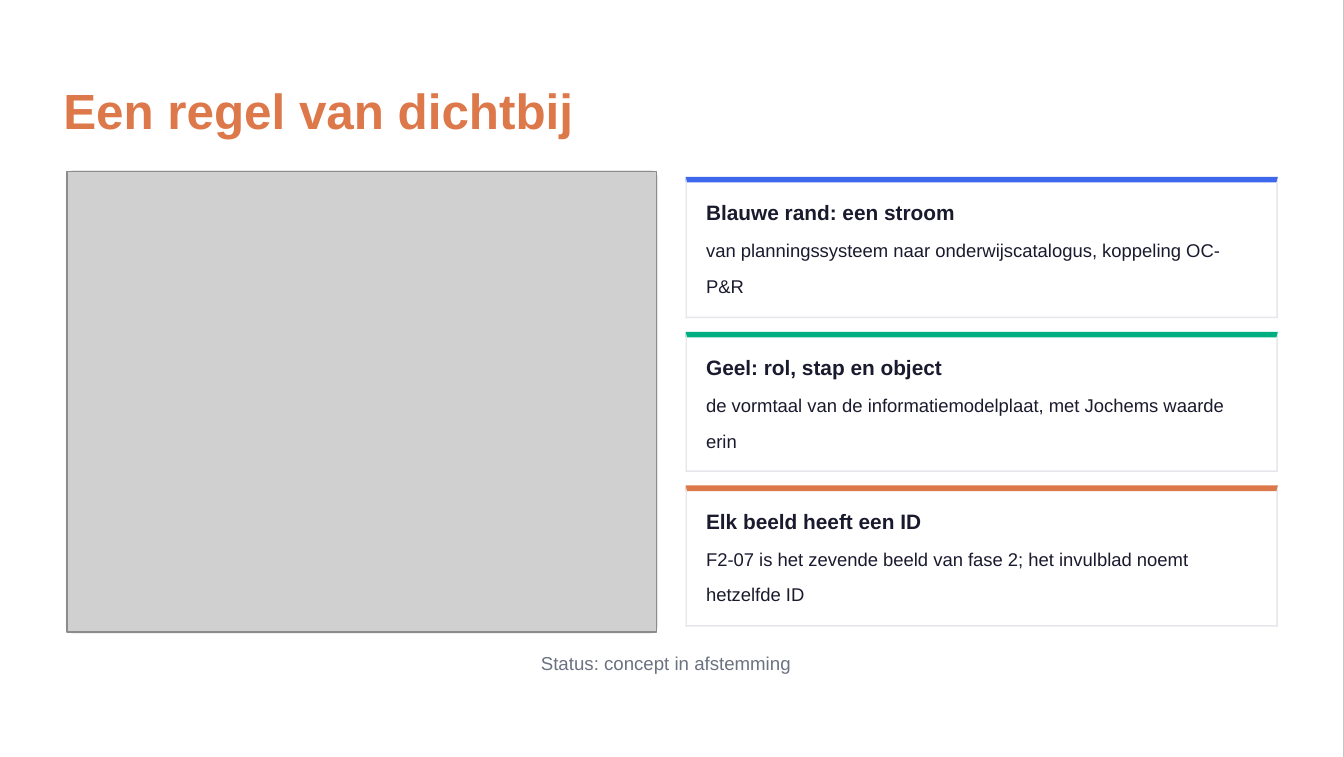
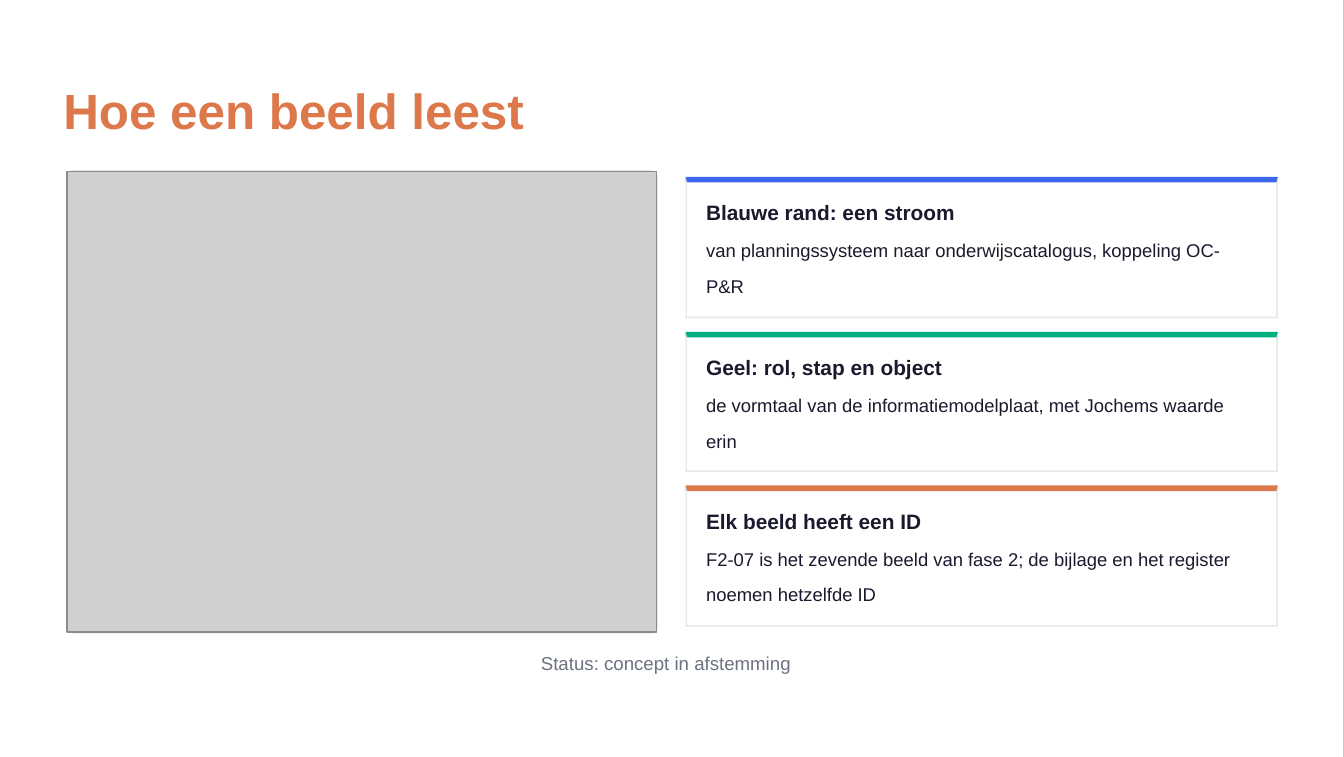
Before and after one commit to Npuls-OKx/meta, a slide deck: slide 7 of presentaties/export/260930_kerngroep_techniek/260930_kerngroep_techniek.pptx. Drawn at 1344x757 pixels with LibreOffice and Linux fonts; fonts in the diff are those of the drawing; grey boxes stand for pictures; background and template pictures are left out. Boxes give left, top, right and bottom in pixels: in the first picture for what was removed or moved away, otherwise in the second. Text is boxed around its words. In the diff, an @@ line names an element or a change of style, - is before the commit and + after.

```diff
--- a/presentaties/export/260930_kerngroep_techniek/260930_kerngroep_techniek.pptx
+++ b/presentaties/export/260930_kerngroep_techniek/260930_kerngroep_techniek.pptx
@@ text at [63,93,523,130]: text changed @@
-Een regel van dichtbij
+Hoe een beeld leest
@@ text at [706,552,1230,570]: text changed @@
-F2-07 is het zevende beeld van fase 2; het invulblad noemt
+F2-07 is het zevende beeld van fase 2; de bijlage en het register
@@ text at [706,587,876,601]: text changed @@
-hetzelfde ID
+noemen hetzelfde ID
```
Also in this commit, not shown: 2 other slides changed, 13 slides added, 15 other files.
